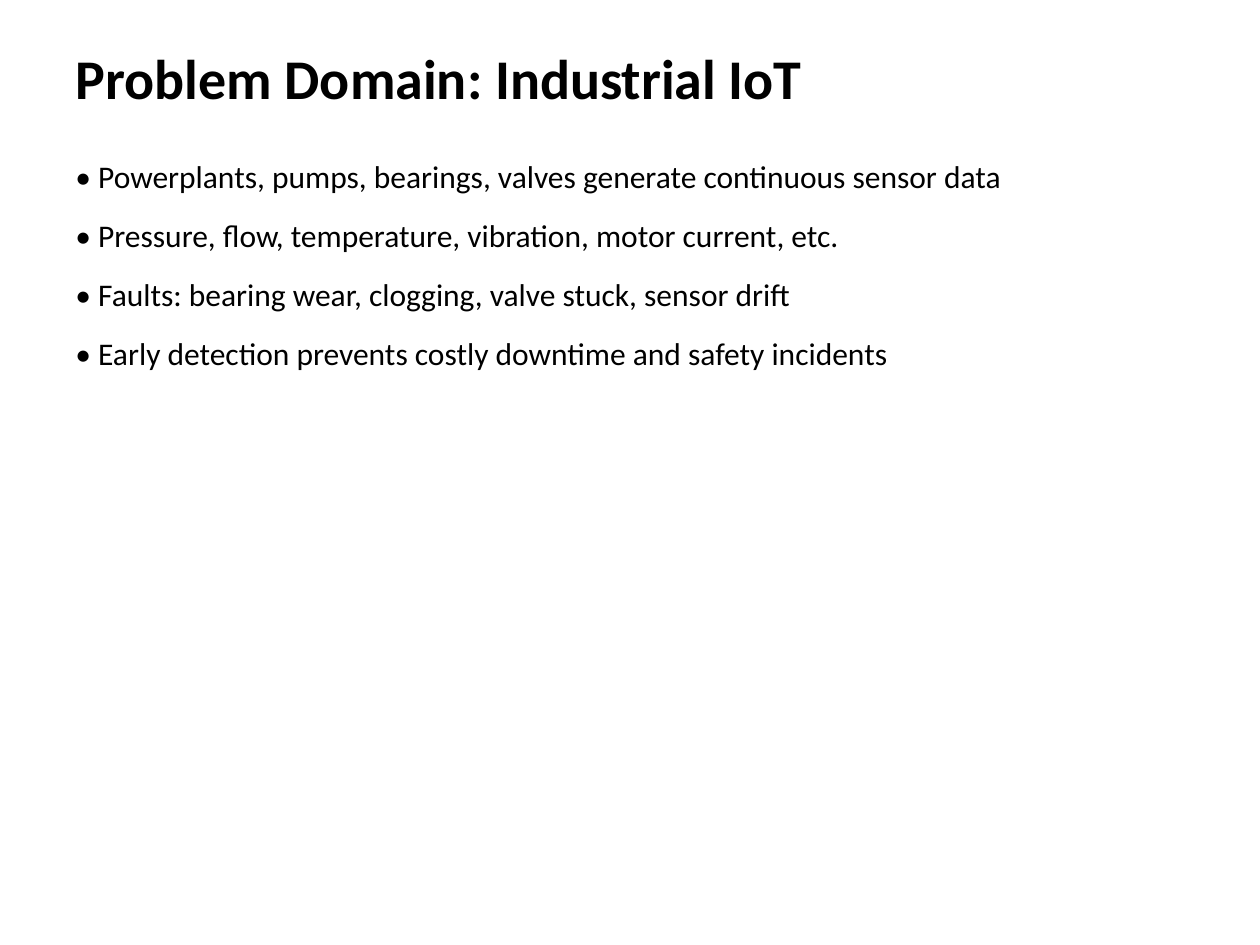
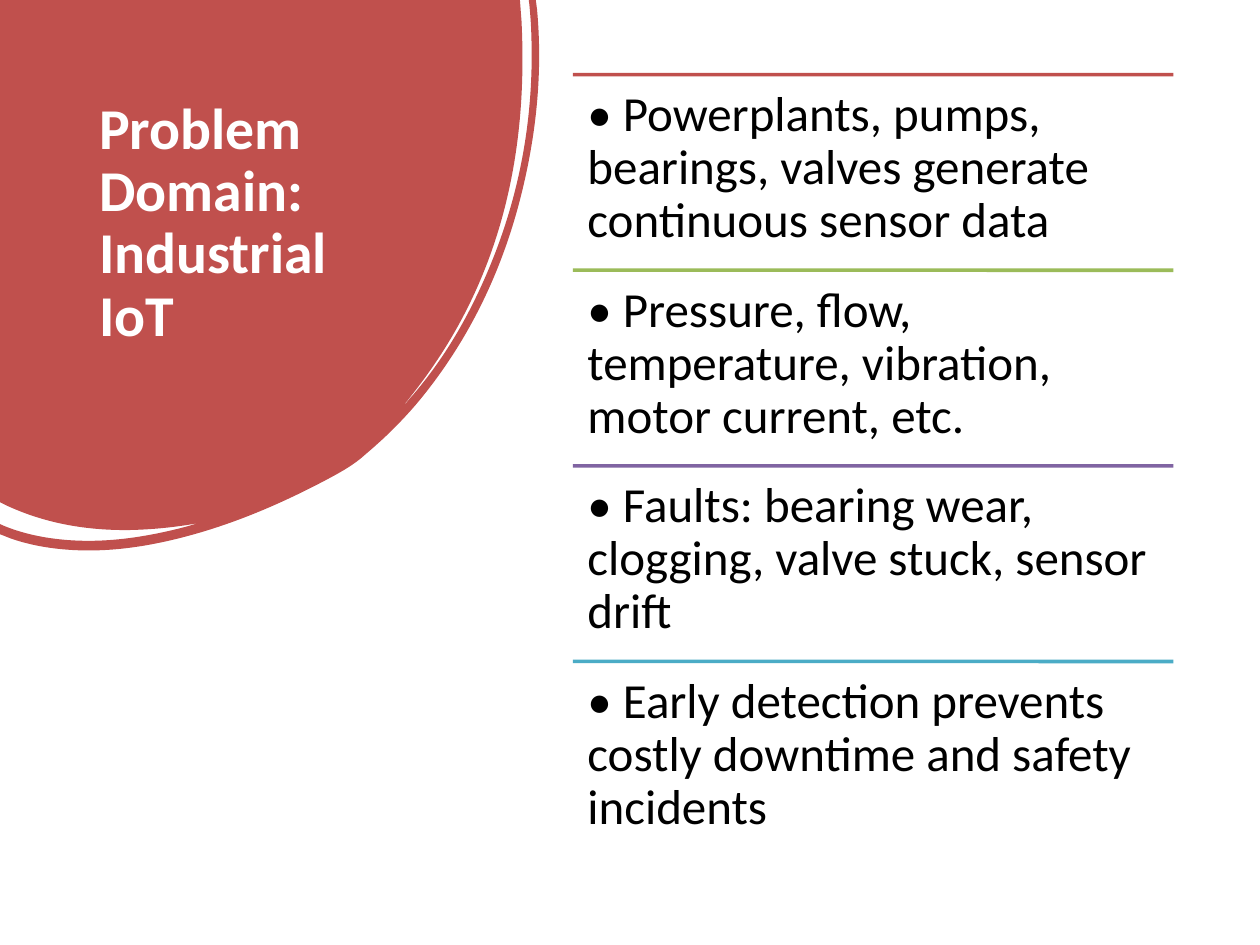
Before and after one commit to Haoj1/Powerplant-Multi-Agent, a slide deck: slide 7 of docs/Multi-Agent_Powerplant_Project.pptx. Drawn at 1260x945 pixels with LibreOffice and Linux fonts; fonts in the diff are those of the drawing. Boxes give left, top, right and bottom in pixels: in the first picture for what was removed or moved away, otherwise in the second. Text is boxed around its words. In the diff, an @@ line names an element or a change of style, - is before the commit and + after.

```diff
--- a/docs/Multi-Agent_Powerplant_Project.pptx
+++ b/docs/Multi-Agent_Powerplant_Project.pptx
@@ freeform shape added at bbox=[0, 0, 539, 551], fill #C0504D @@
@@ text "Problem Domain: Industrial IoT": place and size @@
-text "Problem Domain: Industrial IoT" at bbox=[75, 59, 802, 100]
+text "Problem Domain: Industrial IoT" at bbox=[99, 108, 327, 337]
@@ text "Problem Domain: Industrial IoT" at bbox=[99, 108, 327, 337]: size 32 to 33 pt, text colour #000000 to #FFFFFF; line spacing 1 to 0.9; more space between paragraphs @@
@@ text removed at bbox=[98, 166, 1001, 370] @@
-• Powerplants, pumps, bearings, valves generate continuous sensor data
-• Pressure, flow, temperature, vibration, motor current, etc.
-• Faults: bearing wear, clogging, valve stuck, sensor drift
-• Early detection prevents costly downtime and safety incidents
@@ group added at bbox=[573, 74, 1173, 825]: 4 lines, 4 texts @@
+• Powerplants, pumps, bearings, valves generate continuous sensor data
+• Pressure, flow, temperature, vibration, motor current, etc.
+• Faults: bearing wear, clogging, valve stuck, sensor drift
+• Early detection prevents costly downtime and safety incidents
```
Also in this commit, not shown: 24 other slides changed, 5 slides added, 2 slides removed.
